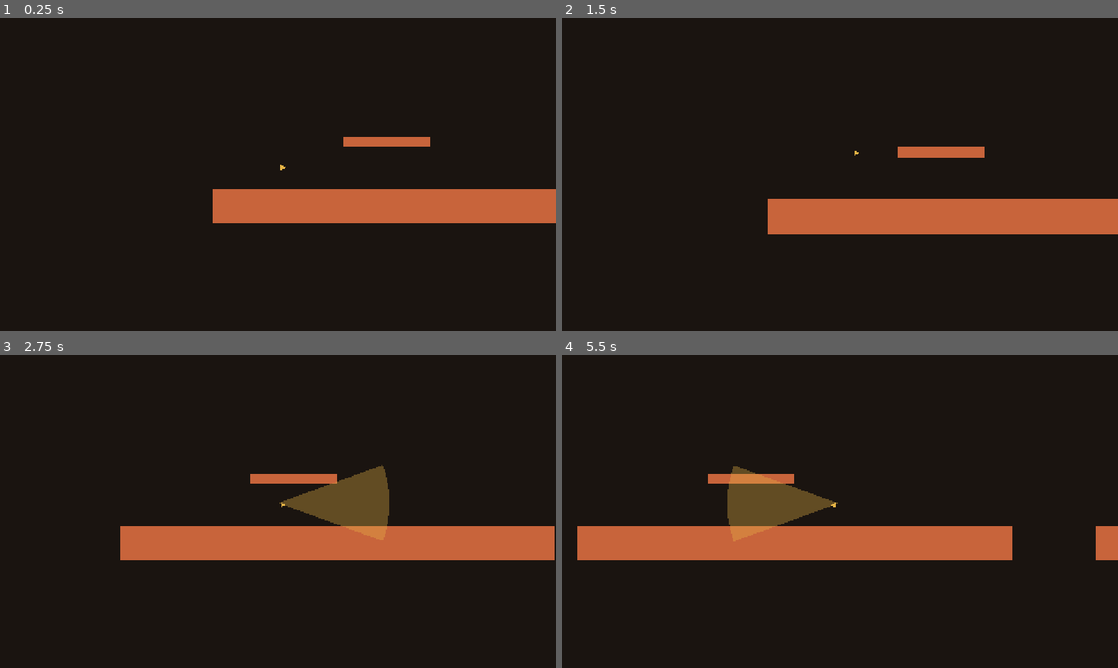
Above: before the commit, frames 1-4 (two rows, left to right).
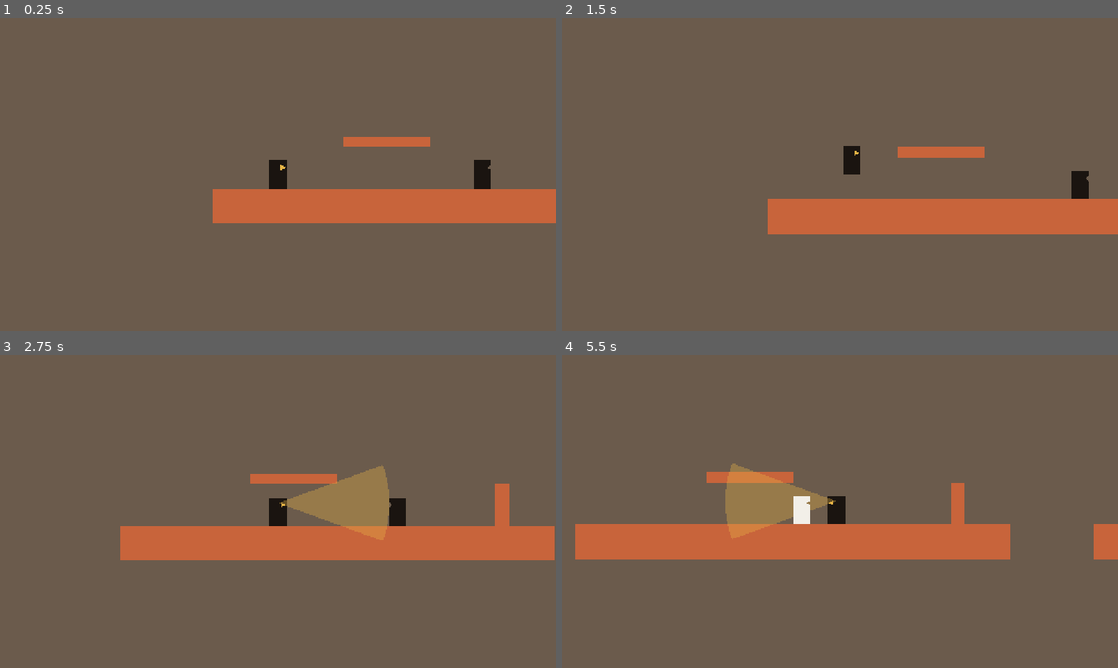
Above: after the commit, the same moments.

Repository: sphilius/medusas-price
Game: Godot game, scene res://scenes/test_room.tscn
The game is run twice, just before and just after one commit, with the same random seed, the same clock (stepped at 60 frames per second) and the same inputs.
Inputs:
- Up to frame 1 (0.25 s): no input
- Up to frame 2 (1.5 s): hold K (gaze) 0.53-1.28 s; hold D (move_right) from 0.53 s (still down); tap Space (jump) at 0.77, 0.8, 1.07, 1.35 s
- Up to frame 3 (2.75 s): tap Space (jump) at 1.52, 1.82, 2.3 s; tap K (gaze) at 1.55 s; release D (move_right) at 2.03 s; hold A (move_left) from 2.03 s (still down); hold K (gaze) from 2.03 s (still down)
- Up to frame 4 (5.5 s): release A (move_left) at 2.78 s; release K (gaze) at 2.78 s; hold D (move_right) 2.78-4.28 s; tap K (gaze) at 2.85, 4.35 s; tap Space (jump) at 3.02, 3.32, 3.6, 3.77, 4.07, 4.52, 4.82, 5.3 s; hold A (move_left) 4.28-5.03 s; hold D (move_right) from 5.03 s (still down); hold K (gaze) from 5.03 s (still down)

The runs differ from the first frame. In frame 1, 92% of the frame differs, in the area x 0-100%, y 0-100%; in frame 2, 92%; in frame 3, 90%; in frame 4, 91%.

Commit message:
Shake camera, dummy and pillar in test room, headless gaze sim
Co-Authored-By: Claude Opus 5.5 <noreply@anthropic.com>

Diff:
--- /dev/null
+++ b/scenes/game_camera.tscn
@@ -0,0 +1,8 @@
+[gd_scene load_steps=2 format=3]
+
+[ext_resource type="Script" path="res://scripts/game_camera.gd" id="1_camera"]
+
+[node name="GameCamera" type="Camera2D"]
+position_smoothing_enabled = true
+position_smoothing_speed = 6.0
+script = ExtResource("1_camera")
--- a/scenes/test_room.tscn
+++ b/scenes/test_room.tscn
@@ -1,6 +1,8 @@
-[gd_scene load_steps=5 format=3]
+[gd_scene load_steps=8 format=3]
 
 [ext_resource type="PackedScene" path="res://scenes/player.tscn" id="1_player"]
+[ext_resource type="PackedScene" path="res://scenes/game_camera.tscn" id="2_camera"]
+[ext_resource type="PackedScene" path="res://scenes/dummy_enemy.tscn" id="3_dummy"]
 
 [sub_resource type="RectangleShape2D" id="Shape_floor_a"]
 size = Vector2(1000, 80)
@@ -11,7 +13,15 @@
 [sub_resource type="RectangleShape2D" id="Shape_plat"]
 size = Vector2(200, 24)
 
+[sub_resource type="RectangleShape2D" id="Shape_pillar"]
+size = Vector2(32, 96)
+
 [node name="TestRoom" type="Node2D"]
+
+[node name="Backdrop" type="Polygon2D" parent="."]
+z_index = -10
+color = Color(0.42, 0.36, 0.3, 1)
+polygon = PackedVector2Array(-1000, -1000, 3400, -1000, 3400, 1600, -1000, 1600)
 
 [node name="FloorA" type="StaticBody2D" parent="."]
 position = Vector2(500, 640)
@@ -53,9 +63,20 @@
 color = Color(0.784314, 0.392157, 0.231373, 1)
 polygon = PackedVector2Array(-100, -12, 100, -12, 100, 12, -100, 12)
 
+[node name="Pillar" type="StaticBody2D" parent="."]
+position = Vector2(880, 552)
+
+[node name="Shape" type="CollisionShape2D" parent="Pillar"]
+shape = SubResource("Shape_pillar")
+
+[node name="Art" type="Polygon2D" parent="Pillar"]
+color = Color(0.784314, 0.392157, 0.231373, 1)
+polygon = PackedVector2Array(-16, -48, 16, -48, 16, 48, -16, 48)
+
+[node name="DummyEnemy" parent="." instance=ExtResource("3_dummy")]
+position = Vector2(600, 568)
+
 [node name="Player" parent="." instance=ExtResource("1_player")]
 position = Vector2(150, 568)
 
-[node name="Camera2D" type="Camera2D" parent="Player"]
-position_smoothing_enabled = true
-position_smoothing_speed = 6.0
+[node name="GameCamera" parent="Player" instance=ExtResource("2_camera")]
--- /dev/null
+++ b/scripts/game_camera.gd
@@ -0,0 +1,36 @@
+## game_camera.gd (root script of scenes/game_camera.tscn)
+## Purpose: the follow camera. On Events.shake_requested it jitters its offset
+## randomly, with the amplitude decaying linearly to zero.
+extends Camera2D
+
+## Peak offset (px) of the current shake.
+var _strength: float = 0.0
+## Total and remaining seconds of the current shake.
+var _duration: float = 0.0
+var _time_left: float = 0.0
+
+
+func _ready() -> void:
+	Events.shake_requested.connect(_on_shake_requested)
+
+
+func _process(delta: float) -> void:
+	if _time_left <= 0.0:
+		return
+	_time_left = maxf(_time_left - delta, 0.0)
+	var amp: float = _current_amplitude()
+	offset = Vector2(randf_range(-amp, amp), randf_range(-amp, amp))
+
+
+## Strength the shake has decayed to right now.
+func _current_amplitude() -> float:
+	return _strength * (_time_left / _duration) if _duration > 0.0 else 0.0
+
+
+## A new shake never weakens one already running.
+func _on_shake_requested(strength: float, duration: float) -> void:
+	if strength < _current_amplitude():
+		return
+	_strength = strength
+	_duration = duration
+	_time_left = duration
--- /dev/null
+++ b/tools/sim_gaze.gd
@@ -0,0 +1,152 @@
+## sim_gaze.gd - dev-only headless check (scene: tools/sim_gaze.tscn).
+## Runs the gaze against fresh dummies in the test room and prints PASS/FAIL:
+## petrify on the ground, timer reset on release, walls block line of sight,
+## freeze mid-air and stay put, and the player can stand on that statue.
+extends Node
+
+const DUMMY: PackedScene = preload("res://scenes/dummy_enemy.tscn")
+
+var _room: Node
+var _player: Player
+## Args of every Events.petrified seen, in order.
+var _petrified_log: Array = []
+var _failures: int = 0
+
+
+func _ready() -> void:
+	_room = load("res://scenes/test_room.tscn").instantiate()
+	add_child(_room)
+	_player = _room.get_node("Player")
+	_room.get_node("DummyEnemy").queue_free()  # tests use their own dummies
+	Events.petrified.connect(func(t, f, fl, p): _petrified_log.append([t, f, fl, p]))
+	await _frames(10)
+
+	await _test_ground_petrify()
+	await _test_release_resets()
+	await _test_wall_blocks()
+	await _test_mid_air_and_stand()
+
+	print("sim_gaze: %s" % ("ALL PASS" if _failures == 0 else "%d FAILED" % _failures))
+	get_tree().quit(_failures)
+
+
+## Dummy held still in front of the player petrifies after ~GAZE_HOLD, flip reported.
+func _test_ground_petrify() -> void:
+	var dummy: Enemy = _spawn_still_dummy(Vector2(600, 568), -1)
+	_place_player(Vector2(450, 568), 1)
+	Input.action_press("gaze")
+	await _frames(12)
+	_check("rooted in GAZE state while held", _player.state == Player.State.GAZE)
+	_check("tint progressing toward marble", dummy.visual.modulate.r > Balance.COLOR_BLACK.r + 0.05)
+	await _frames(30)
+	Input.action_release("gaze")
+	_check("ground dummy petrified", not is_instance_valid(dummy))
+	_check("petrified signal fired once", _petrified_log.size() == 1)
+	if _petrified_log.size() == 1:
+		var args: Array = _petrified_log[0]
+		_check("signal type/frame/flip", args[0] == &"dummy" and args[1] == 0 and args[2] == true)
+		_check("signal position", (args[3] as Vector2).distance_to(Vector2(600, 568)) < 1.0)
+	var statue: Statue = _latest_statue()
+	_check("statue on layer 4 at dummy spot", statue != null and statue.collision_layer == Balance.PHYS_STATUES \
+			and statue.position.distance_to(Vector2(600, 568)) < 1.0)
+	_check("statue keeps flip and is marble", statue != null and statue.get_node("Visual").scale.x == -1 \
+			and statue.get_node("Visual").modulate == Balance.COLOR_MARBLE)
+	await _frames(10)
+	_check("player leaves GAZE on release", _player.state != Player.State.GAZE)
+	await _clear_statues()
+
+
+## Two 0.3 s gazes with a release between never reach 0.4 s.
+func _test_release_resets() -> void:
+	var dummy: Enemy = _spawn_still_dummy(Vector2(600, 568), 1)
+	_place_player(Vector2(450, 568), 1)
+	Input.action_press("gaze")
+	await _frames(18)
+	Input.action_release("gaze")
+	await _frames(5)
+	_check("tint resets on release", dummy.visual.modulate == Balance.COLOR_BLACK)
+	Input.action_press("gaze")
+	await _frames(18)
+	Input.action_release("gaze")
+	_check("release resets the timer", is_instance_valid(dummy))
+	dummy.queue_free()
+	await _frames(2)
+
+
+## The pillar between player and dummy blocks the gaze entirely.
+func _test_wall_blocks() -> void:
+	var dummy: Enemy = _spawn_still_dummy(Vector2(770, 568), 1)
+	_place_player(Vector2(960, 568), -1)
+	Input.action_press("gaze")
+	await _frames(60)
+	Input.action_release("gaze")
+	_check("pillar blocks line of sight", is_instance_valid(dummy))
+	dummy.queue_free()
+	await _frames(2)
+
+
+## A jumping dummy frozen in the air hangs there, and the player can land on it.
+func _test_mid_air_and_stand() -> void:
+	var dummy: Enemy = DUMMY.instantiate()
+	dummy.position = Vector2(600, 568)
+	_room.add_child(dummy)
+	dummy.get_node("JumpTimer").stop()
+	_place_player(Vector2(420, 568), 1)
+	await _frames(3)
+	dummy.velocity.y = Balance.DUMMY_JUMP_VELOCITY
+	Input.action_press("gaze")
+	await _frames(45)
+	Input.action_release("gaze")
+	var statue: Statue = _latest_statue()
+	_check("dummy froze mid-air", statue != null and statue.position.y < 568.0 - Balance.BL * 0.5)
+	if statue == null:
+		return
+	var frozen_y: float = statue.position.y
+	await _frames(120)
+	_check("mid-air statue does not fall", is_equal_approx(statue.position.y, frozen_y))
+
+	# Drop the player onto it from a little above.
+	_place_player(Vector2(statue.position.x, frozen_y - Balance.BL - 40.0), 1)
+	await _frames(60)
+	var stand_y: float = frozen_y - Balance.BL  # both bodies are 64 px tall
+	_check("player stands on the statue", _player.is_on_floor() and absf(_player.position.y - stand_y) < 2.0)
+	await _frames(60)
+	_check("standing is stable", _player.is_on_floor() and absf(_player.position.y - stand_y) < 2.0)
+
+
+func _spawn_still_dummy(pos: Vector2, face: int) -> Enemy:
+	var dummy: Enemy = DUMMY.instantiate()
+	dummy.position = pos
+	_room.add_child(dummy)
+	dummy.set_physics_process(false)  # no walking or jumping
+	dummy.get_node("JumpTimer").stop()
+	dummy.set_facing(face)
+	return dummy
+
+
+func _place_player(pos: Vector2, face: int) -> void:
+	_player.position = pos
+	_player.velocity = Vector2.ZERO
+	_player.facing = face
+
+
+func _latest_statue() -> Statue:
+	var statues: Array[Node] = get_tree().get_nodes_in_group(&"statues")
+	return statues.back() as Statue if not statues.is_empty() else null
+
+
+func _clear_statues() -> void:
+	for s in get_tree().get_nodes_in_group(&"statues"):
+		s.queue_free()
+	await _frames(2)
+
+
+func _check(what: String, ok: bool) -> void:
+	print("%s  %s" % ["PASS" if ok else "FAIL", what])
+	if not ok:
+		_failures += 1
+
+
+func _frames(n: int) -> void:
+	for i in n:
+		await get_tree().physics_frame
--- /dev/null
+++ b/tools/sim_gaze.tscn
@@ -0,0 +1,6 @@
+[gd_scene load_steps=2 format=3]
+
+[ext_resource type="Script" path="res://tools/sim_gaze.gd" id="1"]
+
+[node name="Sim" type="Node"]
+script = ExtResource("1")
Not shown, added: .claude/launch.json
Not shown, added: scripts/game_camera.gd.uid
Not shown, added: tools/sim_gaze.gd.uid
